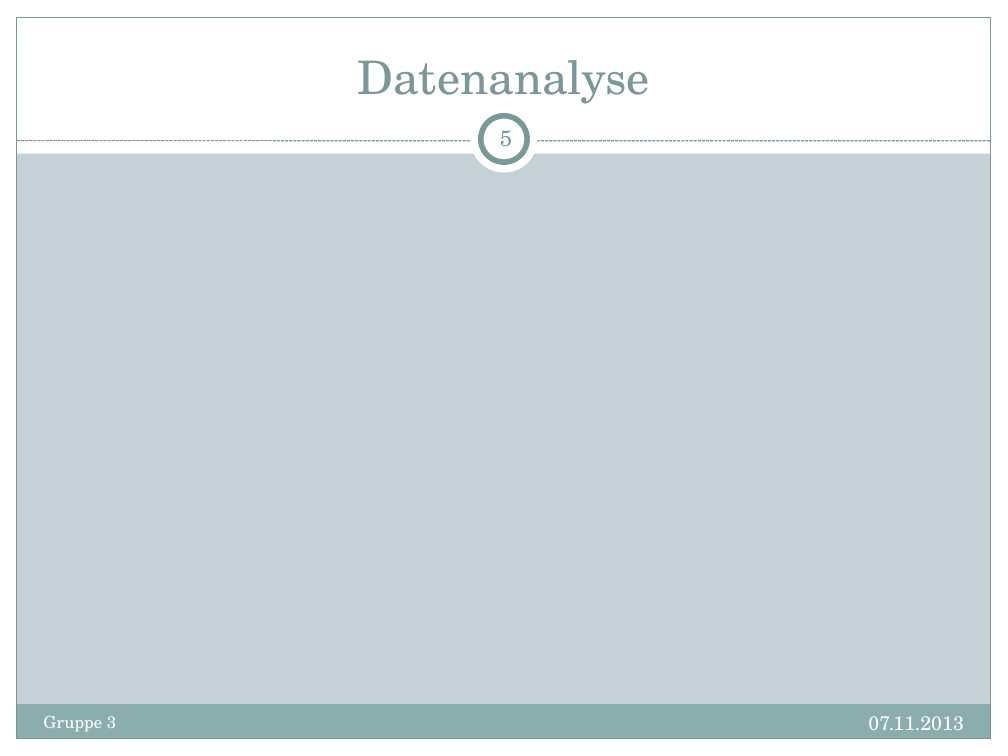
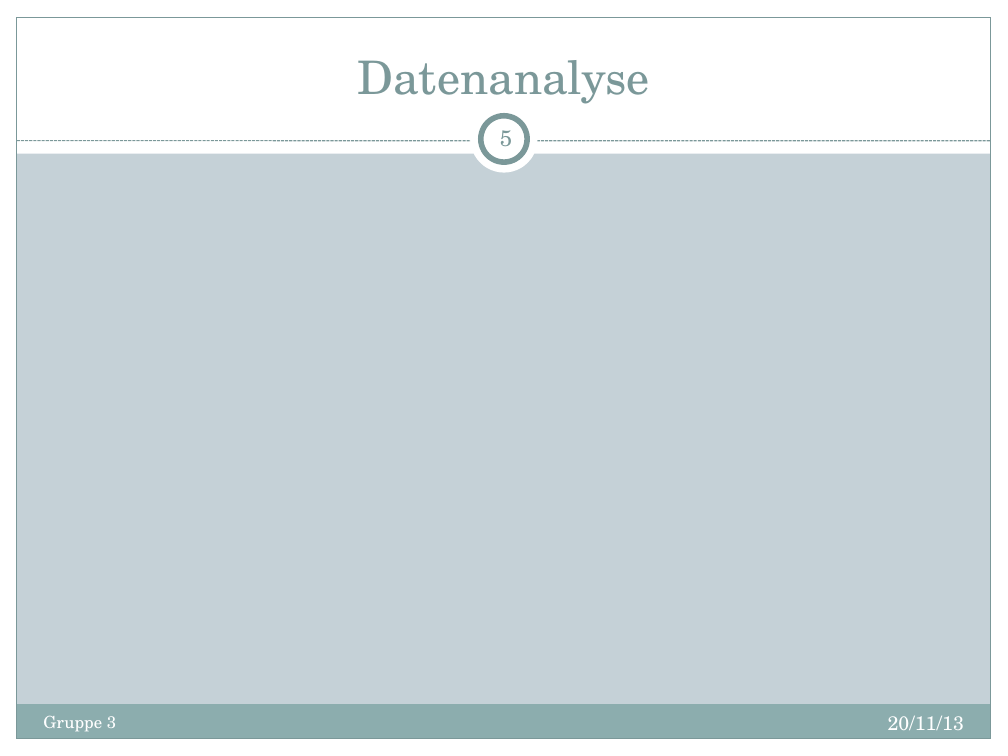
Before and after one commit to d-f/bugfree-octo-ironman, a slide deck: slide 5 of presentations/Termin2.pptx. Drawn at 1008x756 pixels with LibreOffice and Linux fonts; fonts in the diff are those of the drawing. Boxes give left, top, right and bottom in pixels: in the first picture for what was removed or moved away, otherwise in the second. Text is boxed around its words. In the diff, an @@ line names an element or a change of style, - is before the commit and + after.

```diff
--- a/presentations/Termin2.pptx
+++ b/presentations/Termin2.pptx
@@ text at <box>888,715,964,730</box>: text changed @@
-07.11.2013
+20/11/13
```
Also in this commit, not shown: 13 other slides changed.
